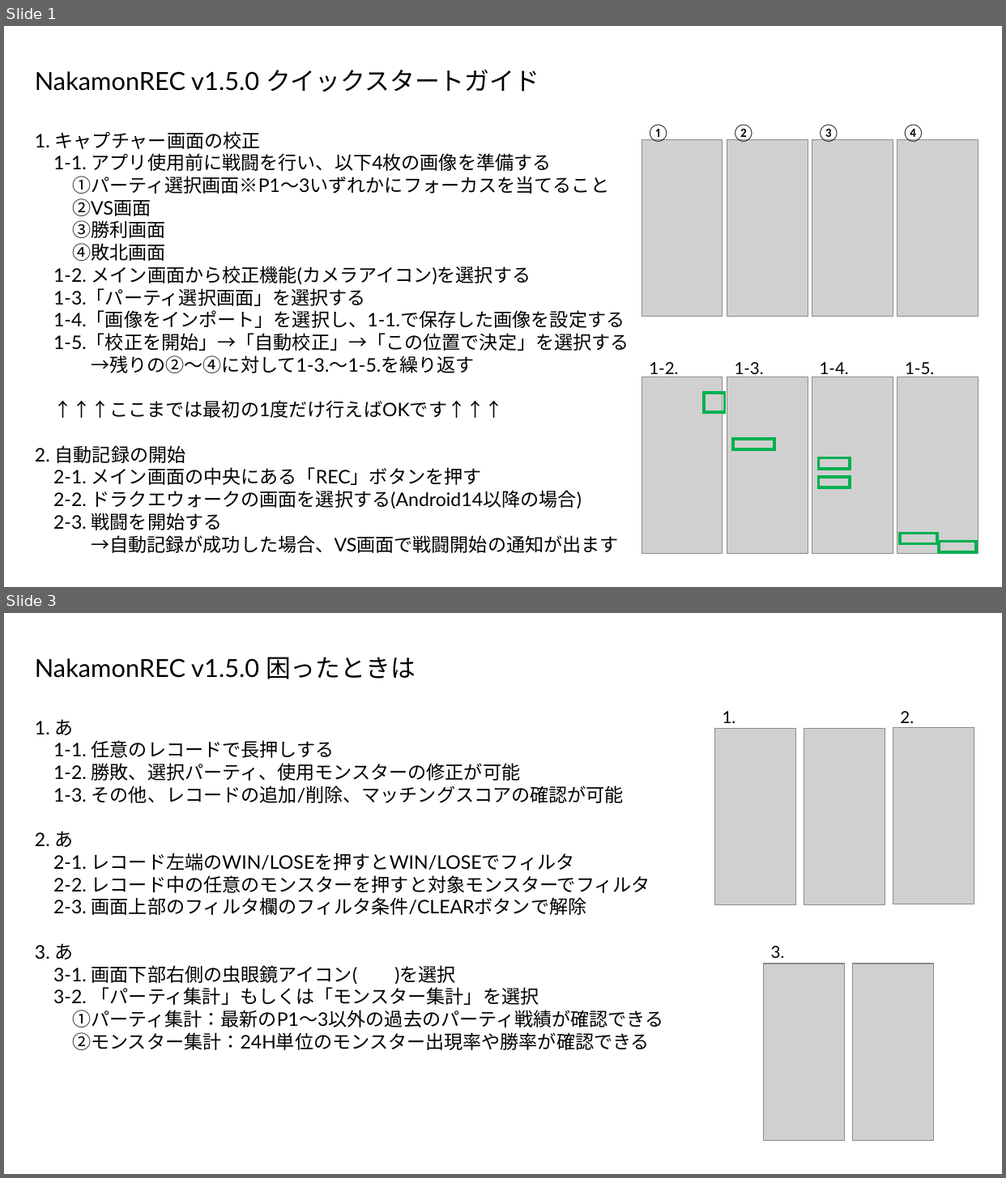
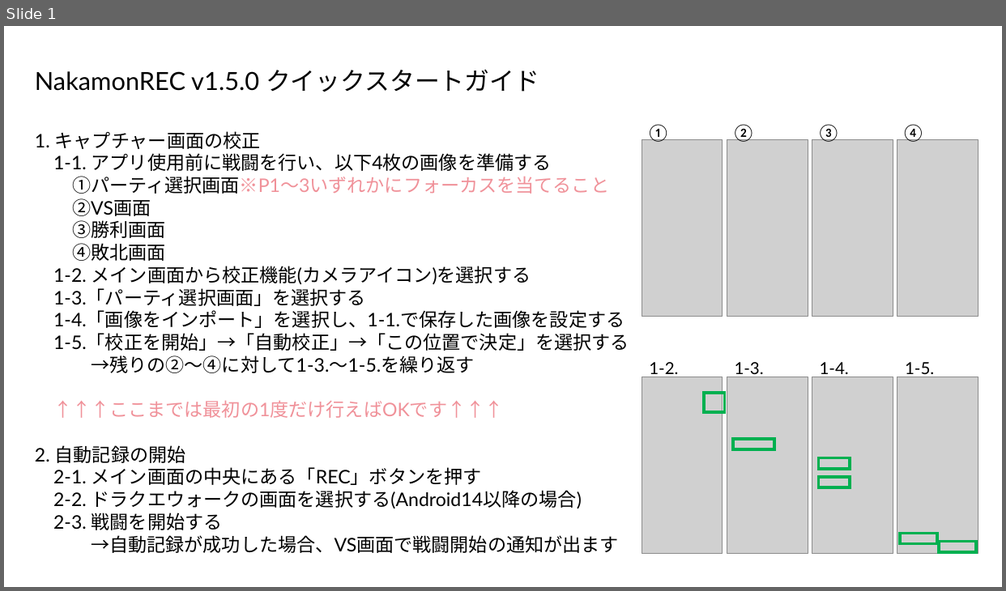
Before and after one commit to 0xDEADBEEF10AF/NakamonRec, a slide deck: readme.pptx. Shown one above the other, each under a label of ours: slides 1 and 3 before the commit, slide 1 after it; the slides between them are not shown. The pictures are 1006x1178 and 1006x591 pixels, drawn with LibreOffice and Linux fonts; fonts in the diff are those of the drawing; grey boxes stand for pictures. Boxes give left, top, right and bottom in pixels: in the first picture for what was removed or moved away, otherwise in the second. Text is boxed around its words. In the diff, an @@ line names an element or a change of style, - is before the commit and + after.

Commit message:
v1.5.0 ・校正画面の誤記修正 ・致命的なワーニングなしチェックOK

```diff
--- a/readme.pptx
+++ b/readme.pptx
@@ slide 3 removed at [4,613,1002,1174], background #FFFFFF @@
@@ text removed at [35,657,415,679] @@
-NakamonREC v1.5.0 困ったときは
@@ text removed at [35,719,663,1050] @@
-1. あ
-1-1. 任意のレコードで長押しする
-1-2. 勝敗、選択パーティ、使用モンスターの修正が可能
-1-3. その他、レコードの追加/削除、マッチングスコアの確認が可能
-2. あ
-2-1. レコード左端のWIN/LOSEを押すとWIN/LOSEでフィルタ
-2-2. レコード中の任意のモンスターを押すと対象モンスターでフィルタ
-2-3. 画面上部のフィルタ欄のフィルタ条件/CLEARボタンで解除
-3. あ
-3-1. 画面下部右側の虫眼鏡アイコン( )を選択
-3-2. 「パーティ集計」もしくは「モンスター集計」を選択
-①パーティ集計：最新のP1～3以外の過去のパーティ戦績が確認できる
-②モンスター集計：24H単位のモンスター出現率や勝率が確認できる
@@ picture removed at [715,728,796,905] @@
@@ text removed at [722,711,736,723] @@
-1.
@@ picture removed at [804,728,885,905] @@
@@ picture removed at [893,727,974,905] @@
@@ text removed at [900,711,914,723] @@
-2.
@@ text removed at [771,946,785,958] @@
-3.
@@ picture removed at [764,964,845,1140] @@
@@ picture removed at [764,964,845,1141] @@
@@ picture removed at [853,964,934,1140] @@
@@ picture removed at [853,964,934,1141] @@
@@ slide 1 changed as well @@
@@ text at [53,176,609,418]: text colour #000000 to #F09199 in "①パーティ選択画面※P1～3いずれかにフォーカスを当てること", "↑↑↑ここまでは最初の1度だけ行えばOKです↑↑↑" @@
```
Also in this commit, not shown: 1 other slide changed, 1 slide added, 3 other files.
